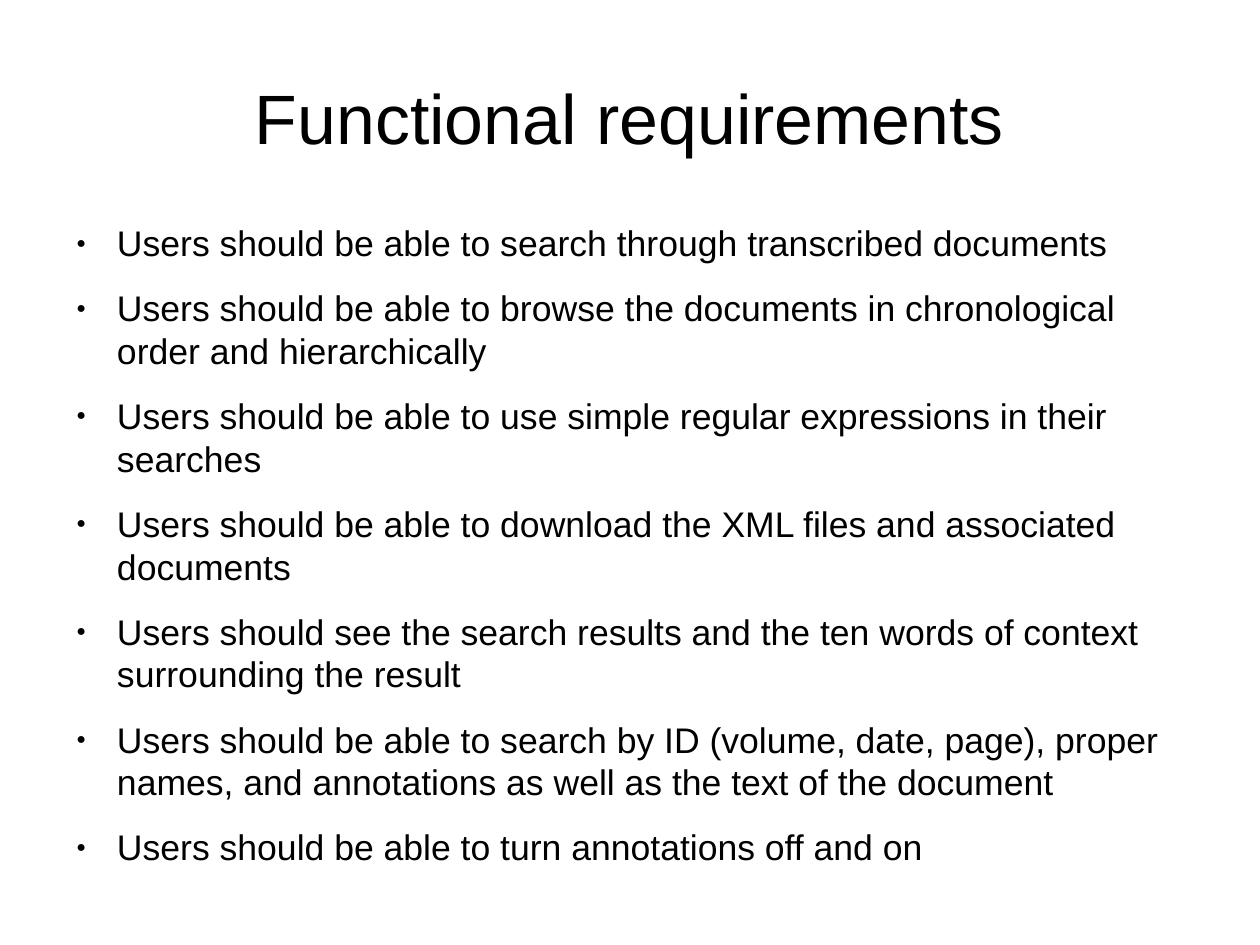
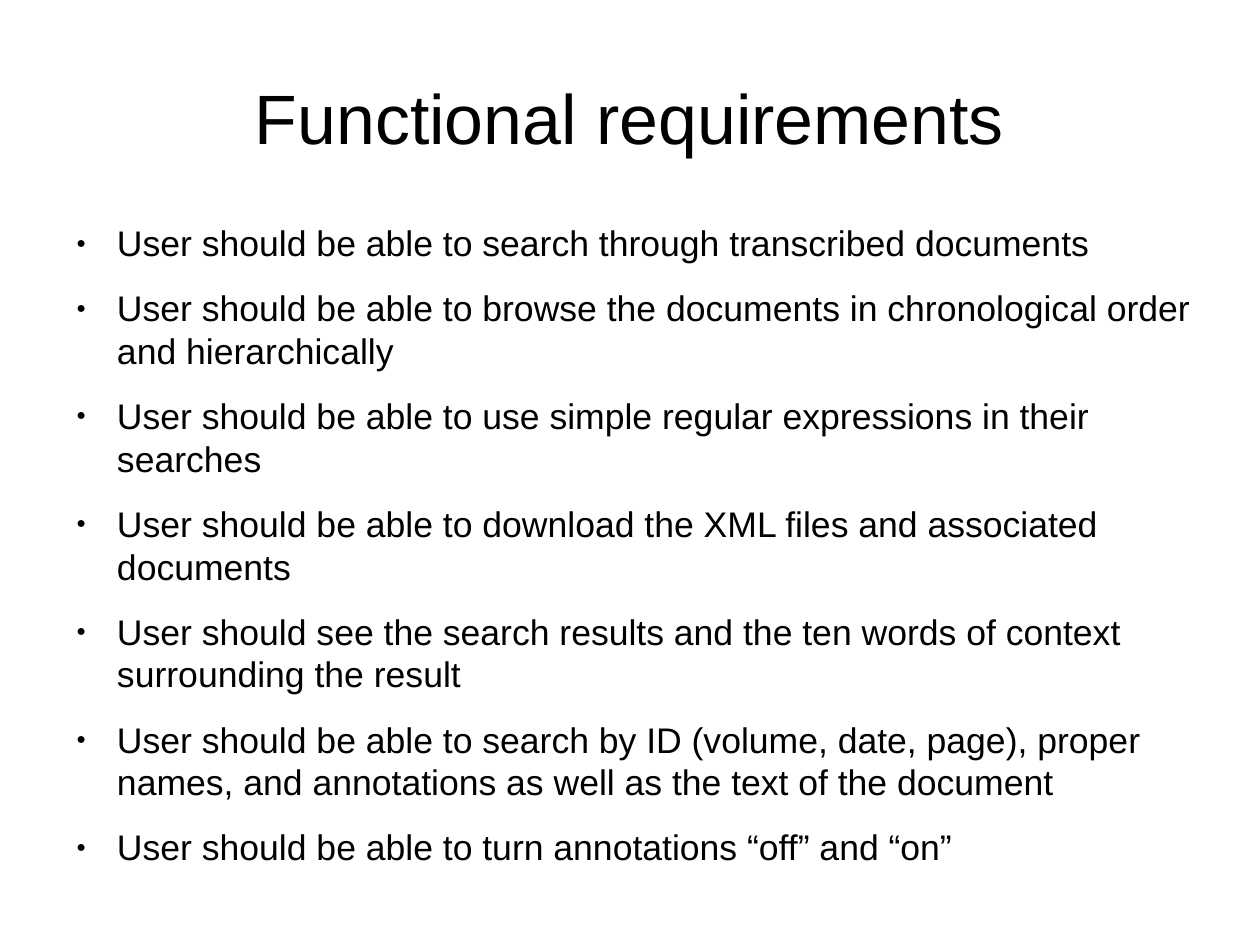
Before and after one commit to rst0git/LACR-Demo, a slide deck: slide 2 of coursework/Presentations/Presentation 3 - requirements .odp. Drawn at 1260x945 pixels with LibreOffice and Linux fonts; fonts in the diff are those of the drawing. Boxes give left, top, right and bottom in pixels: in the first picture for what was removed or moved away, otherwise in the second. Text is boxed around its words. In the diff, an @@ line names an element or a change of style, - is before the commit and + after.

Commit message:
Change 'Users' to 'User'

```diff
--- a/coursework/Presentations/Presentation 3 - requirements .odp
+++ b/coursework/Presentations/Presentation 3 - requirements .odp
@@ text at (117, 230, 1190, 861): text changed @@
-● Users should be able to search through transcribed documents
-● Users should be able to browse the documents in chronological order and hierarchically
-● Users should be able to use simple regular expressions in their searches
-● Users should be able to download the XML files and associated documents
-● Users should see the search results and the ten words of context surrounding the result
-● Users should be able to search by ID (volume, date, page), proper names, and annotations as well as the text of the document
-● Users should be able to turn annotations off and on
+● User should be able to search through transcribed documents
+● User should be able to browse the documents in chronological order and hierarchically
+● User should be able to use simple regular expressions in their searches
+● User should be able to download the XML files and associated documents
+● User should see the search results and the ten words of context surrounding the result
+● User should be able to search by ID (volume, date, page), proper names, and annotations as well as the text of the document
+● User should be able to turn annotations “off” and “on”
```
Also in this commit, not shown: 1 other slide changed, 3 other files.
